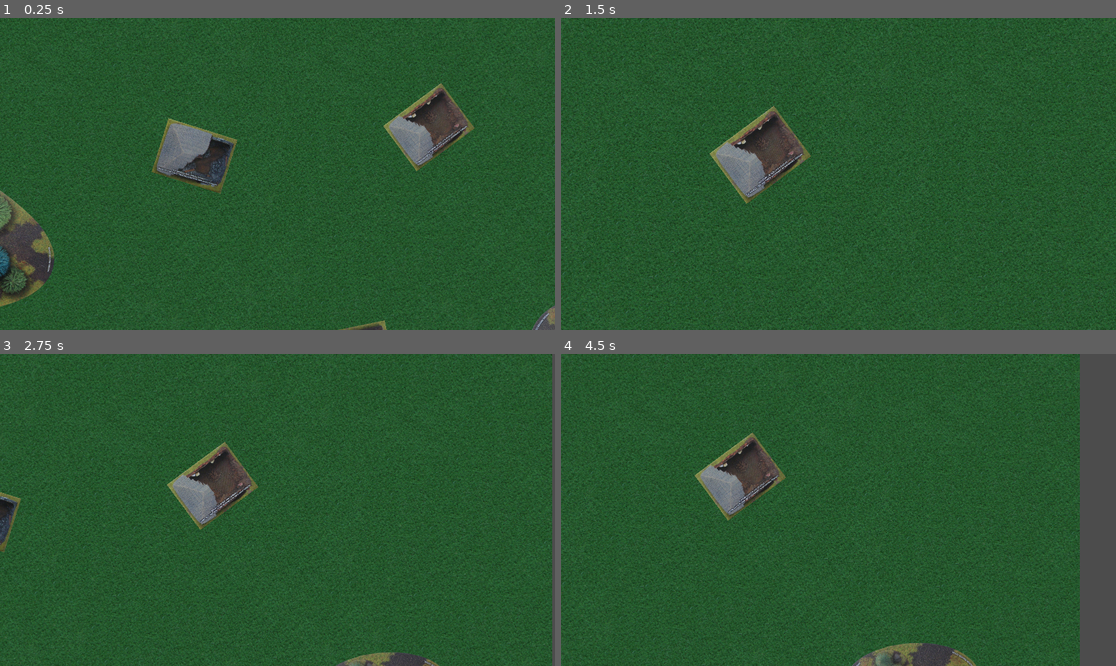
Above: before the commit, frames 1-4 (two rows, left to right).
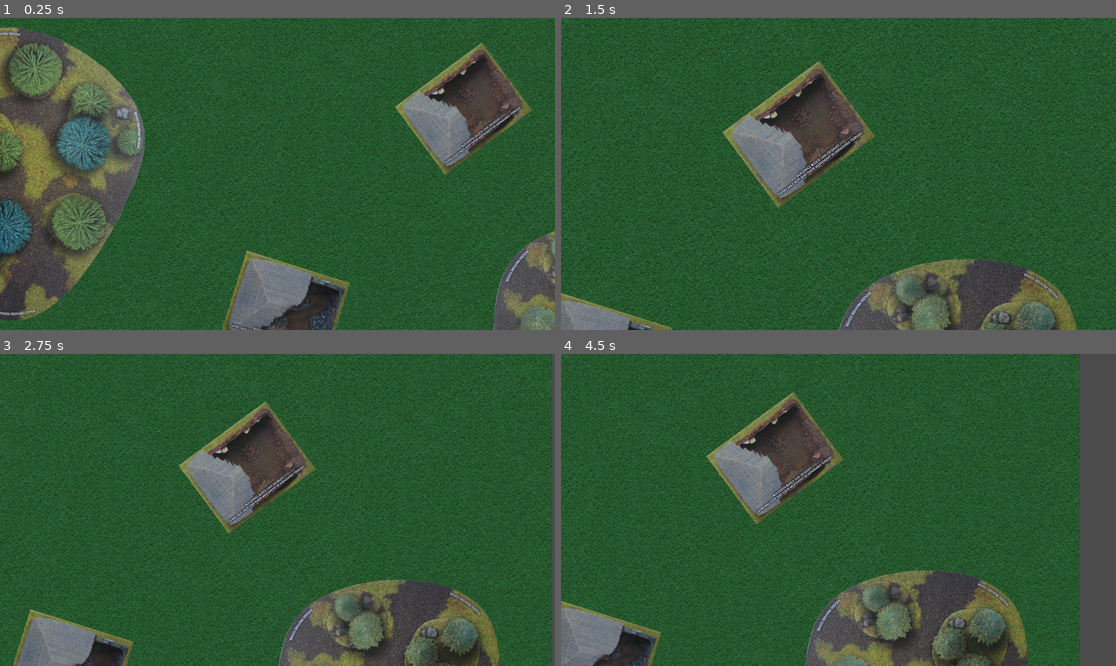
Above: after the commit, the same moments.

Repository: raulh39/Tanks2d
Game: Godot game, scene res://Scenes/Main.tscn
Two runs of this game, one before a commit and one after it. Both use one fixed random seed, a clock stepped at 60 frames per second and the inputs below.
Inputs (mouse positions are in pixels of both pictures, inside the frame that each line leads up to):
- Up to frame 1 (0.25 s): no input
- Up to frame 2 (1.5 s): tap Enter at 0.5 s; move the mouse to (960, 158) at 0.52 s; hold Middle mouse button (cam_drag) 0.53-1.28 s; tap Space at 1.25 s; move the mouse to (727, 189) at 1.27 s; tap Mouse wheel up (cam_zoom_in) at 1.35 s
- Up to frame 3 (2.75 s): tap Enter at 2 s; move the mouse to (333, 441) at 2.02 s; tap Mouse wheel down (cam_zoom_out) at 2.1 s
- Up to frame 4 (4.5 s): tap Space at 2.75, 4.25 s; move the mouse to (810, 572) at 2.77 s; tap Middle mouse button (cam_drag) at 2.85 s; tap Enter at 3.5 s; move the mouse to (1005, 556) at 3.52 s; tap Mouse wheel up (cam_zoom_in) at 3.6 s; move the mouse to (672, 463) at 4.27 s; tap Mouse wheel down (cam_zoom_out) at 4.35 s

The runs differ from the first frame. In frame 1, 32% of the frame differs, in the area x 0-100%, y 2-100%; in frame 2, 16%; in frame 3, 17%; in frame 4, 18%.

Commit message:
Change scale of map objects

Diff:
--- a/Scenes/Buildings/house_size_01.tscn
+++ b/Scenes/Buildings/house_size_01.tscn
@@ -1,7 +1,7 @@
 [gd_scene format=2]
 
 [node name="house_size_01" type="Sprite"]
-scale = Vector2( 0.5, 0.5 )
+scale = Vector2( 0.75, 0.75 )
 
 [node name="Area_house_size_01" type="Area2D" parent="."]
 collision_layer = 4
--- a/Scenes/Map.tscn
+++ b/Scenes/Map.tscn
@@ -18,27 +18,28 @@
 region_rect = Rect2( 0, 0, 3364, 3364 )
 
 [node name="Woods01" parent="." instance=ExtResource( 2 )]
-position = Vector2( 555.186, 1308.28 )
+position = Vector2( 830.807, 1080.6 )
+rotation = 1.47491
 
 [node name="Woods02" parent="." instance=ExtResource( 3 )]
-position = Vector2( 2738.32, 1797.91 )
+position = Vector2( 2734.33, 1694.05 )
 rotation = -0.991188
 
 [node name="house_01" parent="." instance=ExtResource( 4 )]
-position = Vector2( 1378.1, 1026.59 )
+position = Vector2( 1693.67, 1549.87 )
 rotation = 0.304303
 texture = ExtResource( 5 )
 
 [node name="house_02" parent="." instance=ExtResource( 4 )]
-position = Vector2( 1202.35, 2089.13 )
+position = Vector2( 1026.59, 2580.45 )
 texture = ExtResource( 6 )
 
 [node name="house_04" parent="." instance=ExtResource( 4 )]
-position = Vector2( 1965.3, 1737.61 )
+position = Vector2( 1941.33, 2308.82 )
 rotation = 1.37053
 texture = ExtResource( 7 )
 
 [node name="house_05" parent="." instance=ExtResource( 4 )]
-position = Vector2( 2188.99, 926.726 )
+position = Vector2( 2308.83, 862.814 )
 rotation = -0.6372
 texture = ExtResource( 8 )
--- a/Scenes/Woods/Woods01.tscn
+++ b/Scenes/Woods/Woods01.tscn
@@ -3,7 +3,7 @@
 [ext_resource path="res://Assets/Terrain/woods_01.png" type="Texture" id=1]
 
 [node name="Woods01" type="Node2D"]
-scale = Vector2( 0.5, 0.5 )
+scale = Vector2( 0.75, 0.75 )
 
 [node name="Sprite_Woods01" type="Sprite" parent="."]
 texture = ExtResource( 1 )
--- a/Scenes/Woods/Woods02.tscn
+++ b/Scenes/Woods/Woods02.tscn
@@ -3,7 +3,7 @@
 [ext_resource path="res://Assets/Terrain/woods_02.png" type="Texture" id=1]
 
 [node name="Woods02" type="Node2D"]
-scale = Vector2( 0.5, 0.5 )
+scale = Vector2( 0.75, 0.75 )
 
 [node name="Sprite_Woods02" type="Sprite" parent="."]
 texture = ExtResource( 1 )
